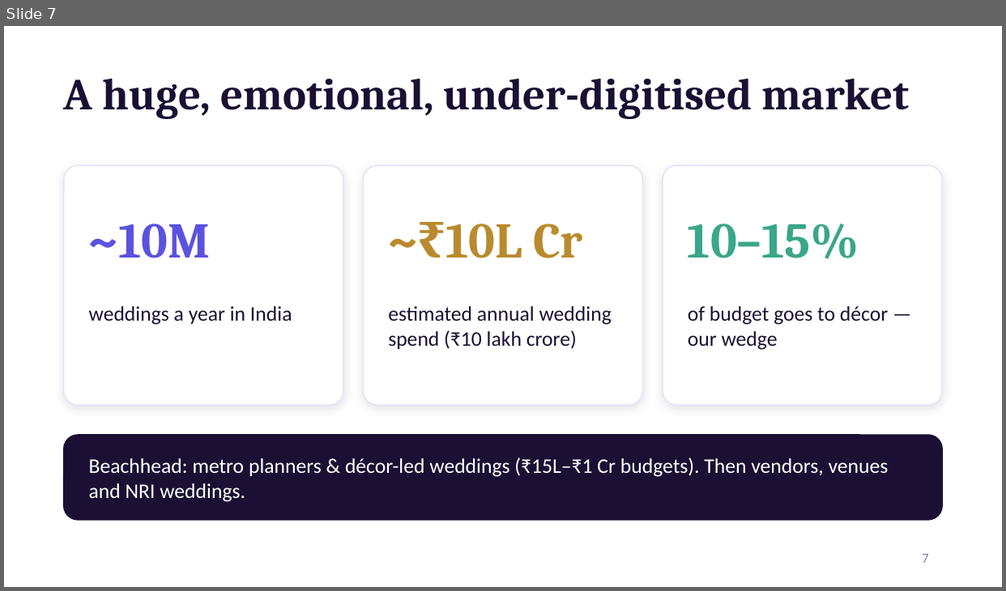
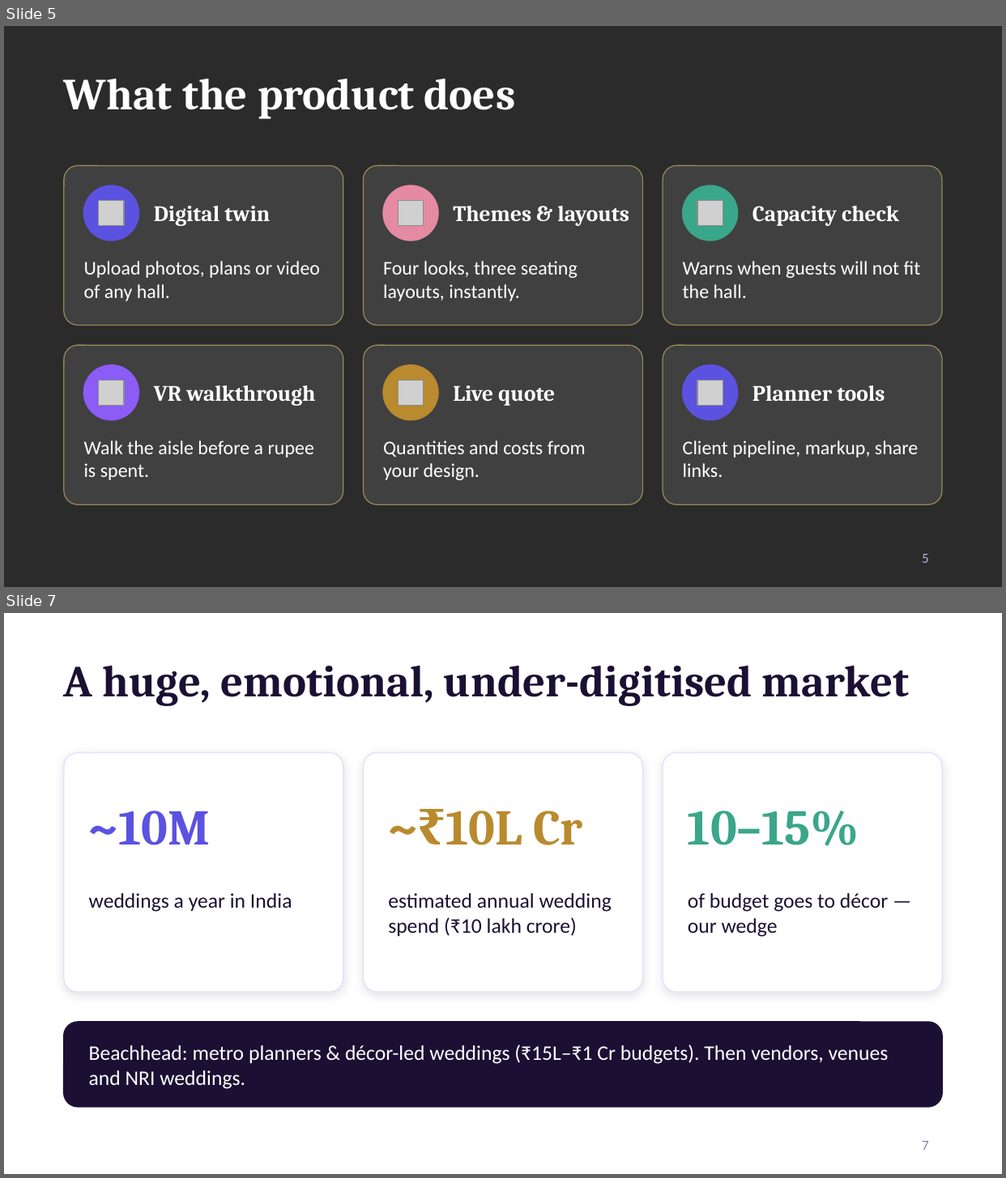
Before and after one commit to vaibhavdave/weddingplanner, a slide deck: pitch/WedVerse_AI_Shark_Tank_Pitch.pptx. Shown one above the other, each under a label of ours: slide 7 before the commit, slides 5 and 7 after it; the slides between them are not shown. The pictures are 1006x591 and 1006x1178 pixels, drawn with LibreOffice and Linux fonts; fonts in the diff are those of the drawing; grey boxes stand for pictures; background and template pictures are left out; a plain dark background stands for a picture behind light text. Boxes give left, top, right and bottom in pixels: in the first picture for what was removed or moved away, otherwise in the second. Text is boxed around its words. In the diff, an @@ line names an element or a change of style, - is before the commit and + after.

```diff
--- a/pitch/WedVerse_AI_Shark_Tank_Pitch.pptx
+++ b/pitch/WedVerse_AI_Shark_Tank_Pitch.pptx
@@ slide 5 added at bbox=[4, 26, 1002, 587], background picture (left out) @@
@@ text added at bbox=[64, 79, 516, 119], 32 pt, text #FFFFFF, bold @@
+What the product does
@@ rounded rectangle added at bbox=[64, 165, 343, 326], fill #FFFFFF at 10% opacity, outline #E9C978 0.75 pt @@
@@ rounded rectangle added at bbox=[364, 165, 642, 326], fill #FFFFFF at 10% opacity, outline #E9C978 0.75 pt @@
@@ rounded rectangle added at bbox=[663, 165, 942, 326], fill #FFFFFF at 10% opacity, outline #E9C978 0.75 pt @@
@@ ellipse added at bbox=[84, 186, 138, 241], fill #5B52E0, outline #5B52E0 1 pt @@
@@ ellipse added at bbox=[383, 186, 438, 241], fill #E58AA3, outline #E58AA3 1 pt @@
@@ ellipse added at bbox=[683, 186, 738, 241], fill #3AA68A, outline #3AA68A 1 pt @@
@@ picture added at bbox=[99, 201, 124, 225] @@
@@ text added at bbox=[154, 206, 270, 226], 16 pt, text #FFFFFF, bold @@
+Digital twin
@@ picture added at bbox=[398, 201, 423, 225] @@
@@ text added at bbox=[453, 206, 629, 226], 16 pt, text #FFFFFF, bold @@
+Themes & layouts
@@ picture added at bbox=[697, 201, 722, 225] @@
@@ text added at bbox=[752, 206, 899, 226], 16 pt, text #FFFFFF, bold @@
+Capacity check
@@ text added at bbox=[84, 261, 321, 301], 14 pt, text #FFFFFF @@
+Upload photos, plans or video of any hall.
@@ text added at bbox=[383, 261, 577, 301], 14 pt, text #FFFFFF @@
+Four looks, three seating layouts, instantly.
@@ text added at bbox=[683, 261, 921, 298], 14 pt, text #FFFFFF @@
+Warns when guests will not fit the hall.
@@ rounded rectangle added at bbox=[64, 345, 343, 505], fill #FFFFFF at 10% opacity, outline #E9C978 0.75 pt @@
@@ ellipse added at bbox=[84, 365, 138, 420], fill #8B5CF6, outline #8B5CF6 1 pt @@
@@ rounded rectangle added at bbox=[364, 345, 642, 505], fill #FFFFFF at 10% opacity, outline #E9C978 0.75 pt @@
@@ ellipse added at bbox=[383, 365, 438, 420], fill #B98A2E, outline #B98A2E 1 pt @@
@@ rounded rectangle added at bbox=[663, 345, 942, 505], fill #FFFFFF at 10% opacity, outline #E9C978 0.75 pt @@
@@ ellipse added at bbox=[683, 365, 738, 420], fill #5B52E0, outline #5B52E0 1 pt @@
@@ picture added at bbox=[99, 380, 124, 405] @@
@@ text added at bbox=[154, 386, 315, 406], 16 pt, text #FFFFFF, bold @@
+VR walkthrough
@@ picture added at bbox=[398, 380, 423, 405] @@
@@ text added at bbox=[453, 386, 555, 406], 16 pt, text #FFFFFF, bold @@
+Live quote
@@ picture added at bbox=[697, 380, 722, 405] @@
@@ text added at bbox=[752, 386, 884, 401], 16 pt, text #FFFFFF, bold @@
+Planner tools
@@ text added at bbox=[84, 441, 314, 480], 14 pt, text #FFFFFF @@
+Walk the aisle before a rupee is spent.
@@ text added at bbox=[383, 441, 586, 480], 14 pt, text #FFFFFF @@
+Quantities and costs from your design.
@@ text added at bbox=[683, 441, 918, 477], 14 pt, text #FFFFFF @@
+Client pipeline, markup, share links.
@@ page number added at bbox=[922, 554, 929, 563], 10 pt, text #B8AEDD @@
+5
```
Also in this commit, not shown: 4 slides changed, 1 slide removed, 22 other files.
